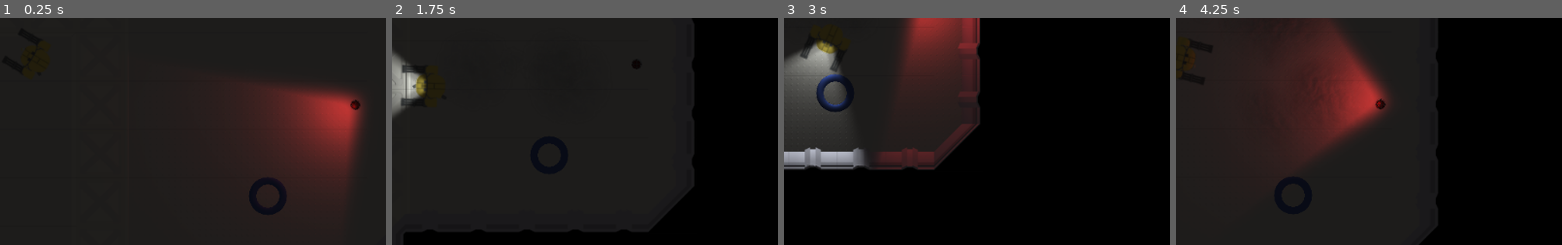
Above: before the commit, frames 1-4 (left to right).
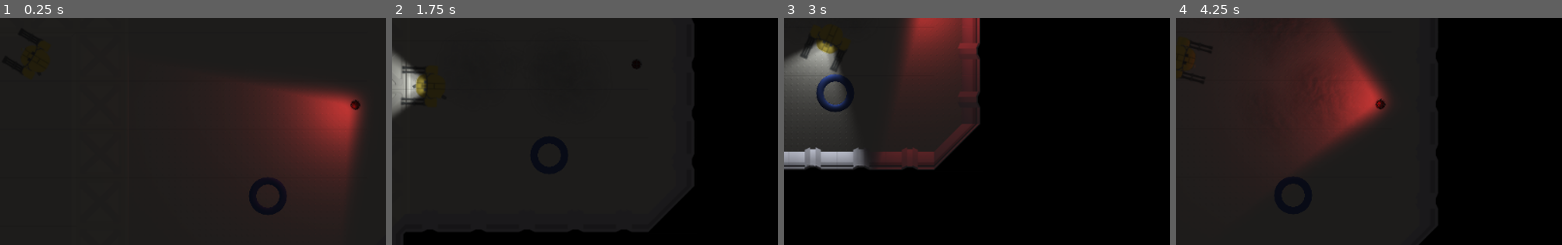
Above: after the commit, the same moments.

Repository: Henelik/robobill
Game: Godot game, scene res://scenes/light test.tscn
Same seed, same stepped clock (60 frames per second), same inputs: the game is played once before the commit and once after it.
Inputs (mouse positions are % of the whole screen's width and height, from its top left):
- Up to frame 1 (0.25 s): no input
- Up to frame 2 (1.75 s): move the mouse to (72, 45) at 0.52 s; press the mouse at (72, 45) at 0.53 s; hold D (right) 0.53-1.28 s; move the mouse to (30, 55) at 1.27 s; release the mouse at (30, 55) at 1.28 s; hold S (down) from 1.28 s (still down); tap L (light) at 1.35 s; click (30, 55) at 1.55 s
- Up to frame 3 (3 s): move the mouse to (60, 28) at 2.02 s; release S (down) at 2.03 s; press the mouse at (60, 28) at 2.03 s; hold D (right) 2.03-2.78 s; move the mouse to (45, 70) at 2.77 s; release the mouse at (45, 70) at 2.78 s; hold W (up) from 2.78 s (still down); click (45, 70) at 2.85 s
- Up to frame 4 (4.25 s): move the mouse to (80, 65) at 3.52 s; release W (up) at 3.53 s; hold A (left) from 3.53 s (still down); hold L (light) from 3.53 s (still down); click (80, 65) at 3.8 s
The pictures show only the part of the screen within x 46-96%, y 41-91%; the shares and areas given below are measured in that part.

The runs differ from the first frame. In frame 2, less than 0.1% of the frame differs, in the area x 2-6%, y 20-39%; in frame 3, less than 0.1%; in frame 4, less than 0.1%.

Commit message:
Created minigun prefab

Diff:
--- /dev/null
+++ b/playerParts/weapons/Minigun.gd
@@ -0,0 +1,28 @@
+extends Sprite
+
+var firing : bool = false
+
+export (float) var starting_fire_rate = 1
+export (float) var max_fire_rate = 10
+export (float) var fire_rate_acceleration = 5
+var current_fire_rate : float = starting_fire_rate
+var time_since_last_fire : float = 0
+
+export (NodePath) var animation_player_path
+var animation_player
+
+func _ready():
+	animation_player = get_node(animation_player_path)
+
+func _process(delta):
+	if firing:
+		current_fire_rate += fire_rate_acceleration*delta
+		current_fire_rate = min(max(current_fire_rate, starting_fire_rate), max_fire_rate)
+		animation_player.play("Fire")
+		time_since_last_fire += delta
+	else:
+		current_fire_rate -= fire_rate_acceleration*delta
+		current_fire_rate = min(max(current_fire_rate, 0), max_fire_rate)
+		# animation_player.play("Idle")
+		time_since_last_fire = 0
+	animation_player.playback_speed = current_fire_rate
--- /dev/null
+++ b/playerParts/weapons/Minigun.tscn
@@ -0,0 +1,75 @@
+[gd_scene load_steps=6 format=2]
+
+[ext_resource path="res://images/weapons/minigun/col.png" type="Texture" id=1]
+[ext_resource path="res://images/weapons/minigun/nor.png" type="Texture" id=2]
+[ext_resource path="res://playerParts/weapons/Minigun.gd" type="Script" id=3]
+
+[sub_resource type="Animation" id=1]
+resource_name = "Fire"
+loop = true
+tracks/0/type = "value"
+tracks/0/path = NodePath(".:frame")
+tracks/0/interp = 1
+tracks/0/loop_wrap = true
+tracks/0/imported = false
+tracks/0/enabled = true
+tracks/0/keys = {
+"times": PoolRealArray( 0, 1 ),
+"transitions": PoolRealArray( 1, 1 ),
+"update": 0,
+"values": [ 0, 15 ]
+}
+tracks/1/type = "value"
+tracks/1/path = NodePath(".:offset")
+tracks/1/interp = 1
+tracks/1/loop_wrap = true
+tracks/1/imported = false
+tracks/1/enabled = false
+tracks/1/keys = {
+"times": PoolRealArray( 0, 1 ),
+"transitions": PoolRealArray( 1, 1 ),
+"update": 0,
+"values": [ Vector2( -3, 0 ), Vector2( 0, 0 ) ]
+}
+
+[sub_resource type="Animation" id=2]
+resource_name = "Idle"
+length = 0.1
+tracks/0/type = "value"
+tracks/0/path = NodePath(".:frame")
+tracks/0/interp = 1
+tracks/0/loop_wrap = true
+tracks/0/imported = false
+tracks/0/enabled = true
+tracks/0/keys = {
+"times": PoolRealArray( 0 ),
+"transitions": PoolRealArray( 1 ),
+"update": 1,
+"values": [ 0 ]
+}
+tracks/1/type = "value"
+tracks/1/path = NodePath(".:offset")
+tracks/1/interp = 1
+tracks/1/loop_wrap = true
+tracks/1/imported = false
+tracks/1/enabled = true
+tracks/1/keys = {
+"times": PoolRealArray( 0 ),
+"transitions": PoolRealArray( 1 ),
+"update": 0,
+"values": [ Vector2( 0, 0 ) ]
+}
+
+[node name="Minigun" type="Sprite"]
+position = Vector2( 12, 0 )
+z_index = -1
+texture = ExtResource( 1 )
+normal_map = ExtResource( 2 )
+vframes = 4
+hframes = 4
+script = ExtResource( 3 )
+animation_player_path = NodePath("MinigunPlayer")
+
+[node name="MinigunPlayer" type="AnimationPlayer" parent="."]
+anims/Fire = SubResource( 1 )
+anims/Idle = SubResource( 2 )
--- a/scenes/Player.tscn
+++ b/scenes/Player.tscn
@@ -1,133 +1,17 @@
-[gd_scene load_steps=16 format=2]
+[gd_scene load_steps=11 format=2]
 
 [ext_resource path="res://scripts/Player.gd" type="Script" id=1]
 [ext_resource path="res://images/player/bill_body_col.png" type="Texture" id=2]
 [ext_resource path="res://images/player/bill_body_nor.png" type="Texture" id=3]
 [ext_resource path="res://images/headlight.png" type="Texture" id=4]
-[ext_resource path="res://images/weapons/minigun/col.png" type="Texture" id=5]
-[ext_resource path="res://images/weapons/minigun/nor.png" type="Texture" id=6]
-[ext_resource path="res://images/player/bill_legs_col.png" type="Texture" id=7]
-[ext_resource path="res://images/player/bill_legs_nor.png" type="Texture" id=8]
+[ext_resource path="res://playerParts/weapons/Minigun.tscn" type="PackedScene" id=5]
+[ext_resource path="res://images/player/bill_legs_col.png" type="Texture" id=6]
+[ext_resource path="res://images/player/bill_legs_nor.png" type="Texture" id=7]
 
 [sub_resource type="CircleShape2D" id=1]
 radius = 20.3674
 
-[sub_resource type="Animation" id=4]
-resource_name = "Fire"
-length = 0.3
-loop = true
-tracks/0/type = "value"
-tracks/0/path = NodePath(".:frame")
-tracks/0/interp = 1
-tracks/0/loop_wrap = true
-tracks/0/imported = false
-tracks/0/enabled = true
-tracks/0/keys = {
-"times": PoolRealArray( 0, 0.3 ),
-"transitions": PoolRealArray( 1, 1 ),
-"update": 0,
-"values": [ 0, 7 ]
-}
-tracks/1/type = "value"
-tracks/1/path = NodePath(".:offset")
-tracks/1/interp = 1
-tracks/1/loop_wrap = true
-tracks/1/imported = false
-tracks/1/enabled = true
-tracks/1/keys = {
-"times": PoolRealArray( 0, 0.3 ),
-"transitions": PoolRealArray( 1, 1 ),
-"update": 0,
-"values": [ Vector2( -3, 0 ), Vector2( 0, 0 ) ]
-}
-
-[sub_resource type="Animation" id=5]
-resource_name = "Idle"
-length = 0.1
-tracks/0/type = "value"
-tracks/0/path = NodePath(".:frame")
-tracks/0/interp = 1
-tracks/0/loop_wrap = true
-tracks/0/imported = false
-tracks/0/enabled = true
-tracks/0/keys = {
-"times": PoolRealArray( 0 ),
-"transitions": PoolRealArray( 1 ),
-"update": 1,
-"values": [ 0 ]
-}
-tracks/1/type = "value"
-tracks/1/path = NodePath(".:offset")
-tracks/1/interp = 1
-tracks/1/loop_wrap = true
-tracks/1/imported = false
-tracks/1/enabled = true
-tracks/1/keys = {
-"times": PoolRealArray( 0 ),
-"transitions": PoolRealArray( 1 ),
-"update": 0,
-"values": [ Vector2( 0, 0 ) ]
-}
-
 [sub_resource type="Animation" id=6]
-resource_name = "Fire"
-length = 0.3
-loop = true
-tracks/0/type = "value"
-tracks/0/path = NodePath(".:frame")
-tracks/0/interp = 1
-tracks/0/loop_wrap = true
-tracks/0/imported = false
-tracks/0/enabled = true
-tracks/0/keys = {
-"times": PoolRealArray( 0, 0.3 ),
-"transitions": PoolRealArray( 1, 1 ),
-"update": 0,
-"values": [ 0, 7 ]
-}
-tracks/1/type = "value"
-tracks/1/path = NodePath(".:offset")
-tracks/1/interp = 1
-tracks/1/loop_wrap = true
-tracks/1/imported = false
-tracks/1/enabled = true
-tracks/1/keys = {
-"times": PoolRealArray( 0, 0.3 ),
-"transitions": PoolRealArray( 1, 1 ),
-"update": 0,
-"values": [ Vector2( -5, 0 ), Vector2( 0, 0 ) ]
-}
-
-[sub_resource type="Animation" id=7]
-resource_name = "Idle"
-length = 0.1
-tracks/0/type = "value"
-tracks/0/path = NodePath(".:frame")
-tracks/0/interp = 1
-tracks/0/loop_wrap = true
-tracks/0/imported = false
-tracks/0/enabled = true
-tracks/0/keys = {
-"times": PoolRealArray( 0 ),
-"transitions": PoolRealArray( 1 ),
-"update": 1,
-"values": [ 0 ]
-}
-tracks/1/type = "value"
-tracks/1/path = NodePath(".:offset")
-tracks/1/interp = 1
-tracks/1/loop_wrap = true
-tracks/1/imported = false
-tracks/1/enabled = true
-tracks/1/keys = {
-"times": PoolRealArray( 0 ),
-"transitions": PoolRealArray( 1 ),
-"update": 0,
-"values": [ Vector2( 0, 0 ) ]
-}
-
-[sub_resource type="Animation" id=2]
-resource_name = "Idle"
 tracks/0/type = "value"
 tracks/0/path = NodePath(".:frame")
 tracks/0/interp = 1
@@ -175,8 +59,8 @@
 light_path = NodePath("Body/Light2D")
 legs_path = NodePath("Legs")
 legs_player_path = NodePath("Legs/LegsPlayer")
-left_weapon_player_path = NodePath("Body/LeftWeapon/LeftWeaponPlayer")
-right_weapon_player_path = NodePath("Body/RightWeapon/RightWeaponPlayer")
+left_weapon_path = NodePath("Body/Minigun")
+right_weapon_path = NodePath("Body/Minigun2")
 
 [node name="Camera2D" type="Camera2D" parent="."]
 current = true
@@ -204,39 +88,19 @@
 shadow_filter = 3
 shadow_filter_smooth = 7.0
 
-[node name="LeftWeapon" type="Sprite" parent="Body"]
-position = Vector2( 12, 0 )
-z_index = -1
-texture = ExtResource( 5 )
-normal_map = ExtResource( 6 )
-vframes = 2
-hframes = 4
+[node name="Minigun" parent="Body" instance=ExtResource( 5 )]
 
-[node name="LeftWeaponPlayer" type="AnimationPlayer" parent="Body/LeftWeapon"]
-anims/Fire = SubResource( 4 )
-anims/Idle = SubResource( 5 )
-
-[node name="RightWeapon" type="Sprite" parent="Body"]
-position = Vector2( 12, 0 )
+[node name="Minigun2" parent="Body" instance=ExtResource( 5 )]
 scale = Vector2( 1, -1 )
-z_index = -1
-texture = ExtResource( 5 )
-normal_map = ExtResource( 6 )
-vframes = 2
-hframes = 4
-
-[node name="RightWeaponPlayer" type="AnimationPlayer" parent="Body/RightWeapon"]
-anims/Fire = SubResource( 6 )
-anims/Idle = SubResource( 7 )
 
 [node name="Legs" type="Sprite" parent="."]
 z_index = 1
-texture = ExtResource( 7 )
-normal_map = ExtResource( 8 )
+texture = ExtResource( 6 )
+normal_map = ExtResource( 7 )
 vframes = 5
 hframes = 8
 frame = 5
 
 [node name="LegsPlayer" type="AnimationPlayer" parent="Legs"]
-anims/Idle = SubResource( 2 )
-anims/Walking = SubResource( 3 )
+anims/Idle = SubResource( 6 )
+anims/Walking = SubResource( 7 )
--- a/scripts/Player.gd
+++ b/scripts/Player.gd
@@ -18,10 +18,10 @@
 var legs
 var legs_player
 
-export (NodePath) var left_weapon_player_path
-export (NodePath) var right_weapon_player_path
-var left_weapon_player
-var right_weapon_player
+export (NodePath) var left_weapon_path
+export (NodePath) var right_weapon_path
+var left_weapon
+var right_weapon
 
 var walking
 
@@ -30,8 +30,8 @@
 	light = get_node(light_path)
 	legs = get_node(legs_path)
 	legs_player = get_node(legs_player_path)
-	left_weapon_player = get_node(left_weapon_player_path)
-	right_weapon_player = get_node(right_weapon_player_path)
+	left_weapon = get_node(left_weapon_path)
+	right_weapon = get_node(right_weapon_path)
 
 func get_input():
 	velocity = Vector2()
@@ -51,12 +51,8 @@
 		walking = true
 	if Input.is_action_pressed('light'):
 		toggle_light()
-	if Input.is_action_pressed('primary_fire'):
-		left_weapon_player.play("Fire")
-		right_weapon_player.play("Fire")
-	else:
-		left_weapon_player.play("Idle")
-		right_weapon_player.play("Idle")
+	left_weapon.firing = Input.is_action_pressed('primary_fire')
+	right_weapon.firing = Input.is_action_pressed('primary_fire')
 	if velocity.x != 0 || velocity.y != 0:
 		legs_player.play("Walking")
 	else:
Binary file changed: images/weapons/minigun/col.png
Binary file changed: images/weapons/minigun/nor.png
Not shown: 1 places in scenes/Player.tscn that only renumber resources
